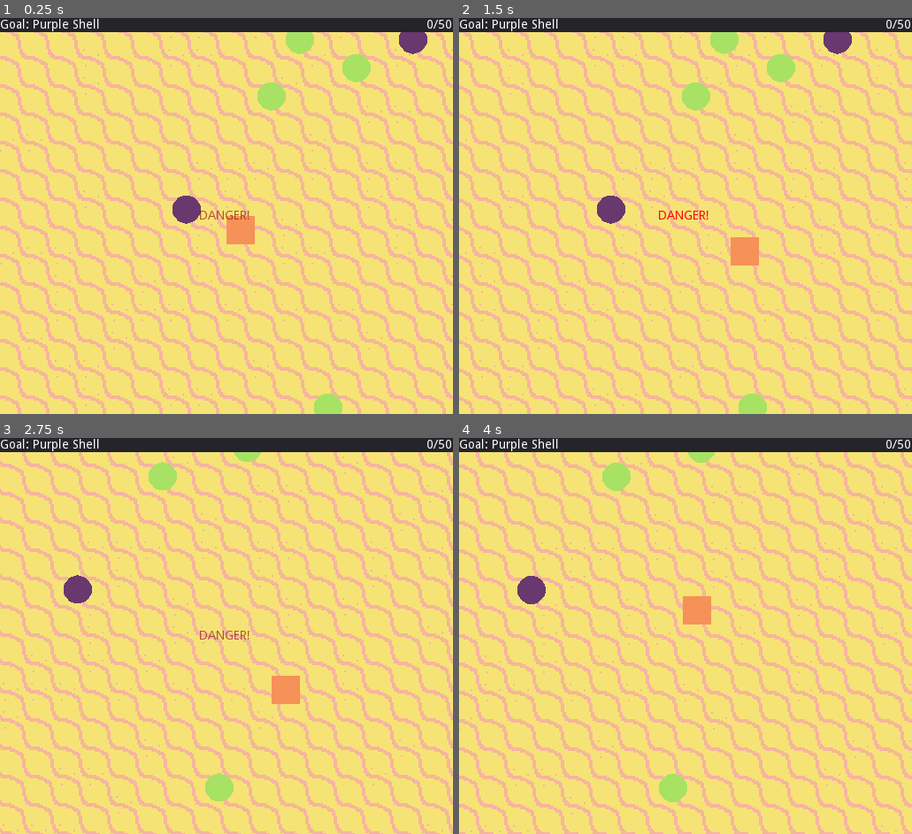
Above: before the commit, frames 1-4 (two rows, left to right).
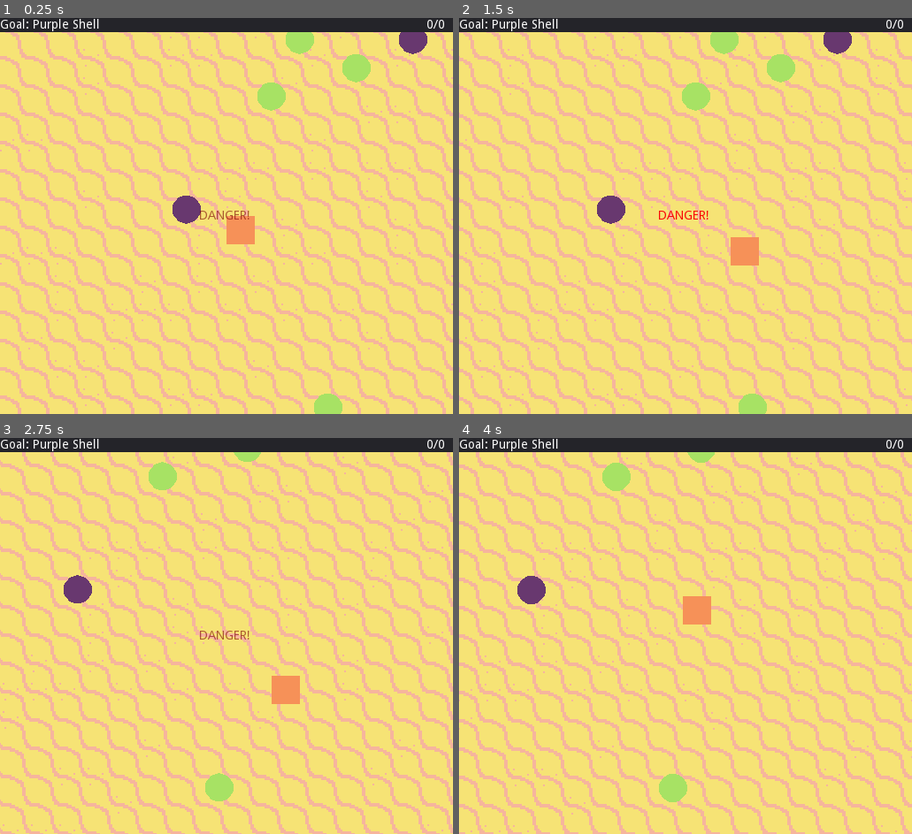
Above: after the commit, the same moments.

Repository: itemcrate/global-game-jam-2019
Game: Godot game, scene res://screens/overworld/Overworld.tscn
Same seed, same stepped clock (60 frames per second), same inputs: the game is played once before the commit and once after it. This scene is started directly instead of the project's main scene.
Inputs:
- Up to frame 1 (0.25 s): no input
- Up to frame 2 (1.5 s): tap Enter (ui_accept) at 0.5, 0.77 s; hold Right (ui_right) 0.53-1.28 s; hold Down (ui_down) from 1.28 s (still down)
- Up to frame 3 (2.75 s): tap Enter (ui_accept) at 1.52 s; release Down (ui_down) at 2.03 s; hold Right (ui_right) from 2.03 s (still down)
- Up to frame 4 (4 s): release Right (ui_right) at 2.78 s; hold Up (ui_up) 2.78-3.53 s; tap Enter (ui_accept) at 3.02, 3.77 s; hold Left (ui_left) from 3.53 s (still down)

The runs differ from the first frame. In frame 1, less than 0.1% of the frame differs, in the area x 96-100%, y 0-3%; in frame 2, less than 0.1%; in frame 3, less than 0.1%; in frame 4, less than 0.1%.

Commit message:
pull hud stats from gamedata

Diff:
--- a/entities/HUD/HUD.gd
+++ b/entities/HUD/HUD.gd
@@ -1,12 +1,12 @@
 extends CanvasLayer
 
 func _ready():
-	update_progress("0/50")
+	update_progress()
 	set_goal_label("Purple Shell")
 	show_alert()
 
-func update_progress(score):
-	$StatsContainer/Panel/ProgressLabel.text = str(score)
+func update_progress():
+	$StatsContainer/Panel/ProgressLabel.text = str(GameData.get("totalCollected")) +"/"+ str(GameData.get("totalRequired"))
 
 func set_goal_label(text):
 	$StatsContainer/Panel/GoalLabel.text = "Goal: " + str(text)
